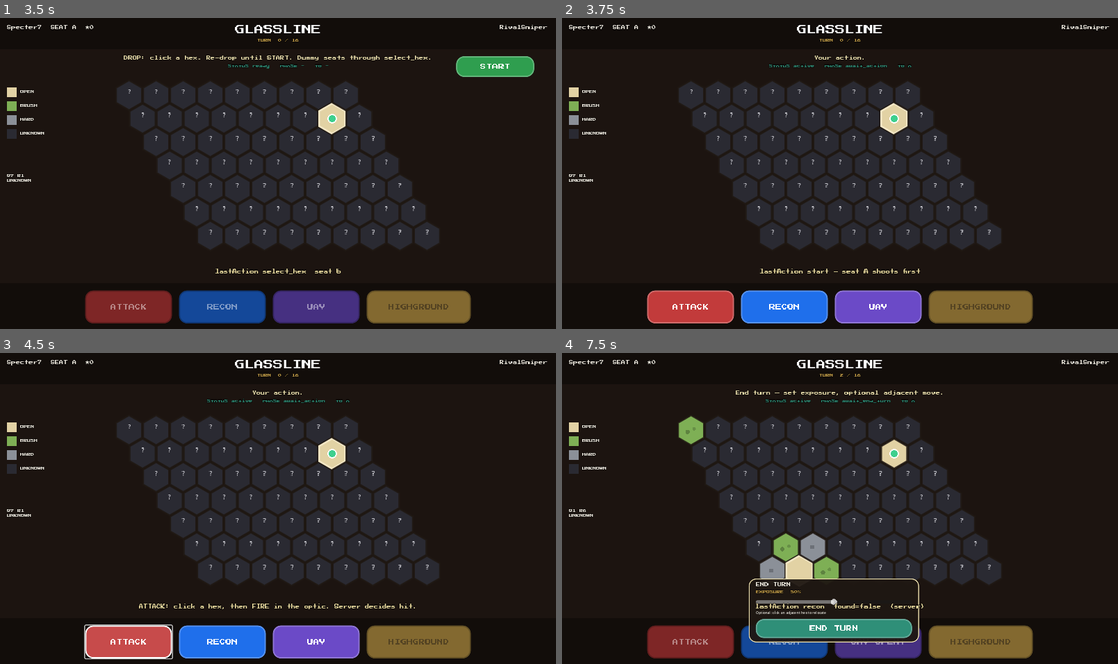
Above: before the commit, frames 1-4 (two rows, left to right).
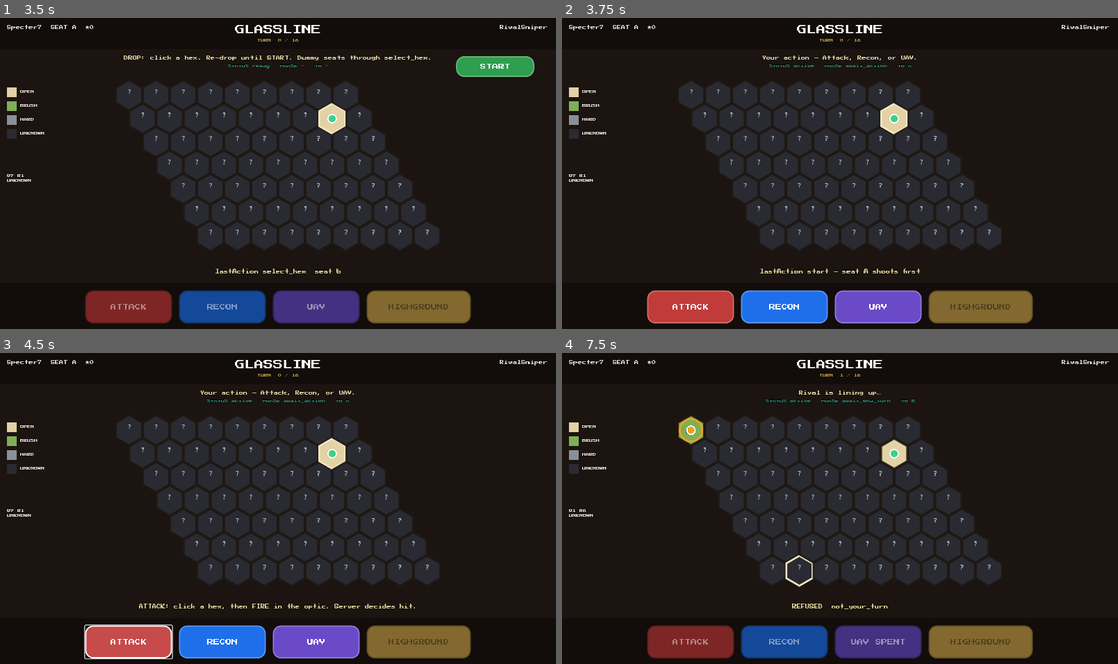
Above: after the commit, the same moments.

Repository: physikal/glassline-godot
Game: Godot game, scene res://scenes/lobby/hideout_lobby.tscn
The game is run twice, just before and just after one commit, with the same random seed, the same clock (stepped at 60 frames per second) and the same inputs.
Inputs (mouse positions are in pixels of both pictures, inside the frame that each line leads up to):
- Up to frame 1 (3.5 s): click "PLAY" at 0.5 s; tap A at 1.25, 2, 2.75 s; move the mouse to (400, 157) at 1.27 s; click (400, 157) at 1.42 s; move the mouse to (166, 189) at 2.02 s; click (166, 189) at 2.17 s; move the mouse to (333, 105) at 2.77 s; click (333, 105) at 2.92 s
- Up to frame 2 (3.75 s): click "START" at 3.5 s
- Up to frame 3 (4.5 s): click "ATTACK" at 4.25 s
- Up to frame 4 (7.5 s): click "RECON" at 5 s; click "UAV" at 5.75 s; click "END TURN" at 6.5 s; move the mouse to (812, 570) at 7.27 s; click (812, 570) at 7.42 s

Frame 1 is identical in both runs. In frame 2, 0.2% of the frame differs, in the area x 36-64%, y 12-14%; in frame 3, 0.2%; in frame 4, 4.9%, in the area x 21-69%, y 6-94%.

Commit message:
Show dummy turns and a clearer optic silhouette.
Rival actions stay on screen longer, and intel-visible hexes
draw a figure in the toy optic from server snapshot only.

Co-authored-by: boody <boody@physikal.com>

Diff:
--- a/scenes/match/match_screen.gd
+++ b/scenes/match/match_screen.gd
@@ -270,15 +270,18 @@
 		Contract.STATUS_ACTIVE:
 			_btn_start.visible = false
 			var yours := snap.is_your_turn()
-			if str(snap.phase()) == Contract.PHASE_ACTION:
-				_status.text = "Your action." if yours else "Rival is lining up…"
-				_set_actions(yours)
+			if yours and str(snap.phase()) == Contract.PHASE_ACTION:
+				_status.text = "Your action — Attack, Recon, or UAV."
+				_set_actions(true)
 				_end_panel.visible = false
-			elif str(snap.phase()) == Contract.PHASE_END_TURN:
+			elif yours and str(snap.phase()) == Contract.PHASE_END_TURN:
 				_status.text = "End turn — set exposure, optional adjacent move."
 				_set_actions(false)
-				_end_panel.visible = yours
-			if not yours:
+				_end_panel.visible = true
+			else:
+				_status.text = "Rival is lining up…"
+				_set_actions(false)
+				_end_panel.visible = false
 				_queue_dummy(snap)
 		Contract.STATUS_ENDED:
 			_btn_start.visible = false
@@ -445,23 +448,21 @@
 	if str(snap.whose_turn()) == snap.you_seat():
 		return
 	_dummy_busy = true
-	get_tree().create_timer(0.45).timeout.connect(_dummy_step)
+	_toast.text = "RivalSniper is taking the glass…"
+	get_tree().create_timer(0.85).timeout.connect(_dummy_step)
 
 
 func _dummy_step() -> void:
-	_dummy_busy = false
 	var dummy_snap: Snapshot = Snapshot.from_dict(MockMatchServer.get_snapshot(ClientSession.match_id, ClientSession.dummy_player_id))
-	if dummy_snap.status() != Contract.STATUS_ACTIVE:
-		return
-	if str(dummy_snap.whose_turn()) == ClientSession.seat:
+	if dummy_snap.status() != Contract.STATUS_ACTIVE or str(dummy_snap.whose_turn()) == ClientSession.seat:
+		_dummy_busy = false
 		return
 	if str(dummy_snap.phase()) == Contract.PHASE_ACTION:
 		_submit_as(ClientSession.dummy_player_id, ActionIntent.recon(4, 3))
-		_dummy_busy = true
-		get_tree().create_timer(0.35).timeout.connect(_dummy_step)
+		get_tree().create_timer(0.7).timeout.connect(_dummy_step)
 	elif str(dummy_snap.phase()) == Contract.PHASE_END_TURN:
 		_submit_as(ClientSession.dummy_player_id, ActionIntent.end_turn(Contract.DEFAULT_EXPOSURE))
-		# Human snapshot updates via broadcast.
+		_dummy_busy = false
 
 
 func _show_ended(snap: Snapshot) -> void:
--- a/scenes/optic/optic_overlay.gd
+++ b/scenes/optic/optic_overlay.gd
@@ -95,11 +95,26 @@
 	rock.color = Color("9aa0a6")
 	_world.add_child(rock)
 
-	var figure := ColorRect.new()
+	var figure := Control.new()
 	figure.name = "Figure"
-	figure.size = Vector2(10, 22)
-	figure.position = Vector2(635, 338)
-	figure.color = Color("2b2b2b")
+	figure.position = Vector2(610, 300)
+	figure.size = Vector2(50, 80)
+	figure.mouse_filter = Control.MOUSE_FILTER_IGNORE
+	var body := ColorRect.new()
+	body.color = Color("2a2a2a")
+	body.position = Vector2(16, 22)
+	body.size = Vector2(16, 28)
+	figure.add_child(body)
+	var head := ColorRect.new()
+	head.color = Color("3a332c")
+	head.position = Vector2(18, 8)
+	head.size = Vector2(12, 12)
+	figure.add_child(head)
+	var pin := ColorRect.new()
+	pin.color = Color("e23b3b")
+	pin.position = Vector2(21, 0)
+	pin.size = Vector2(6, 6)
+	figure.add_child(pin)
 	_world.add_child(figure)
 
 	var hud := Control.new()
@@ -178,7 +193,7 @@
 		var ground := _world.get_node_or_null("Ground") as ColorRect
 		if ground:
 			ground.color = Chrome.terrain_color(terrain_type)
-		var fig := _world.get_node_or_null("Figure") as ColorRect
+		var fig := _world.get_node_or_null("Figure")
 		if fig:
 			fig.visible = intel_visible
 	if _area:
